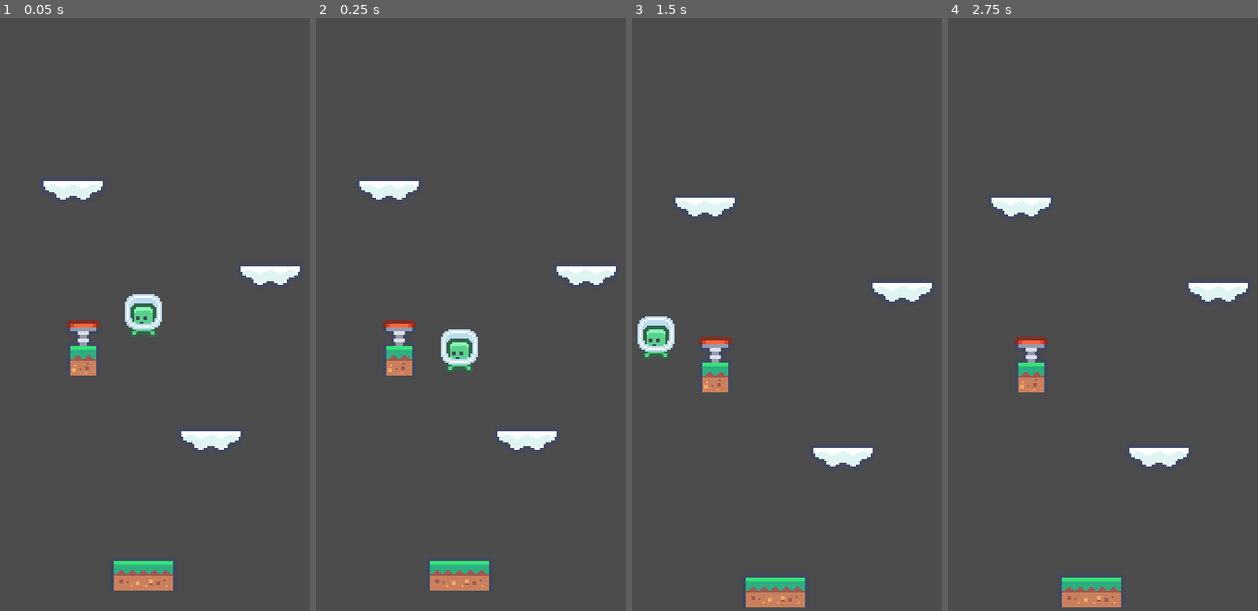
Above: before the commit, frames 1-4 (left to right).
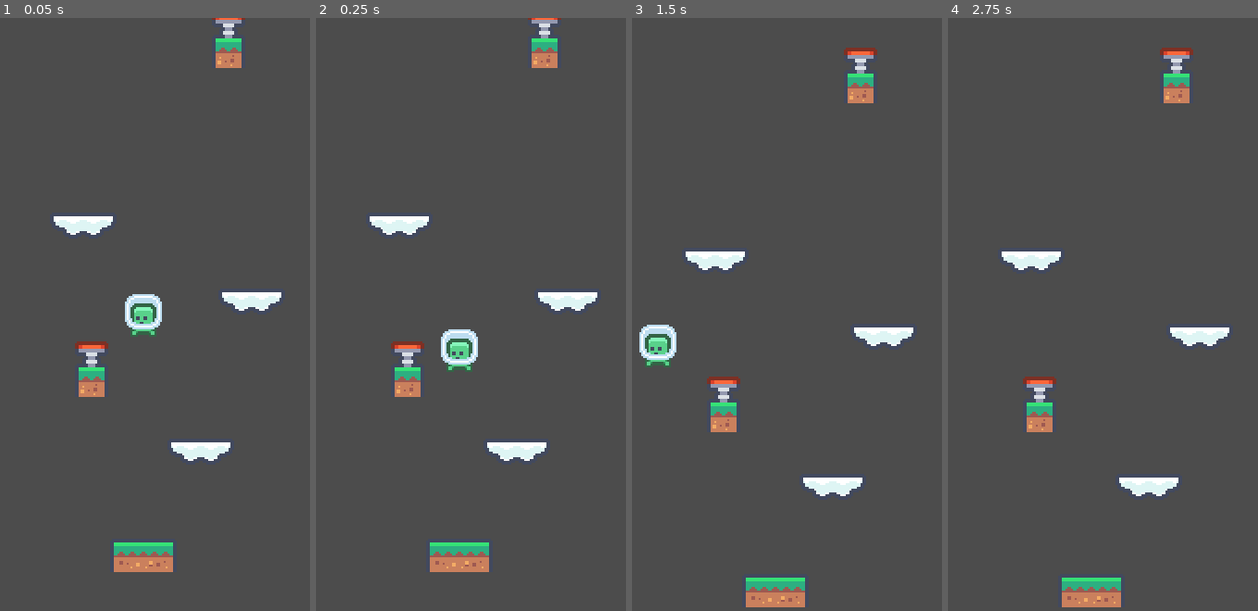
Above: after the commit, the same moments.

Repository: DanielMoorais/Jump-to-the-moon
Game: Godot game, scene res://scenes/doodle_jump.tscn
Same seed, same stepped clock (60 frames per second), same inputs: the game is played once before the commit and once after it.
Inputs:
- Up to frame 1 (0.05 s): no input
- Up to frame 2 (0.25 s): no input
- Up to frame 3 (1.5 s): hold Right (ui_right) 0.53-1.28 s; hold Left (ui_left) from 1.28 s (still down)
- Up to frame 4 (2.75 s): release Left (ui_left) at 2.03 s; hold Right (ui_right) from 2.03 s (still down)

The runs differ from the first frame. In frame 1, 5.8% of the frame differs, in the area x 14-97%, y 0-97%; in frame 2, 5.8%; in frame 3, 5.4%; in frame 4, 4.6%.
Error before the commit: Invalid get index 'position' (on base: 'previously freed instance'). (res://scripts/game.gd:33)
Error after the commit: Invalid get index 'position' (on base: 'previously freed instance'). (res://scripts/game.gd:34)

Commit message:
Animações nas plataformas novas

Diff:
--- a/scenes/doodle_jump.tscn
+++ b/scenes/doodle_jump.tscn
@@ -16,7 +16,7 @@
 [node name="platformContainer" type="Node2D" parent="."]
 
 [node name="blockPlatform" parent="platformContainer" instance=ExtResource( 2 )]
-position = Vector2( 90, 300 )
+position = Vector2( 90, 290 )
 
 [node name="player1" parent="." instance=ExtResource( 1 )]
 position = Vector2( 90, 160 )
--- a/scenes/platforms/blockPlatform.tscn
+++ b/scenes/platforms/blockPlatform.tscn
@@ -1,12 +1,15 @@
-[gd_scene load_steps=4 format=2]
+[gd_scene load_steps=5 format=2]
 
 [ext_resource path="res://assets/tiles/tile_0023.png" type="Texture" id=1]
 [ext_resource path="res://assets/tiles/tile_0021.png" type="Texture" id=2]
+[ext_resource path="res://scripts/blockPlatform.gd" type="Script" id=3]
 
 [sub_resource type="RectangleShape2D" id=1]
 extents = Vector2( 16, 8 )
 
 [node name="blockPlatform" type="StaticBody2D"]
+script = ExtResource( 3 )
+jumpForce = 1.0
 
 [node name="leftBlock" type="Sprite" parent="."]
 position = Vector2( -9, 0 )
--- a/scenes/platforms/cloudPlatform.tscn
+++ b/scenes/platforms/cloudPlatform.tscn
@@ -1,12 +1,15 @@
-[gd_scene load_steps=4 format=2]
+[gd_scene load_steps=5 format=2]
 
 [ext_resource path="res://assets/tiles/tile_0153.png" type="Texture" id=1]
 [ext_resource path="res://assets/tiles/tile_0155.png" type="Texture" id=2]
+[ext_resource path="res://scripts/cloudPlatform.gd" type="Script" id=3]
 
 [sub_resource type="RectangleShape2D" id=1]
 extents = Vector2( 16, 5 )
 
 [node name="cloudPlatform" type="StaticBody2D"]
+script = ExtResource( 3 )
+jumpForce = 1.2
 
 [node name="leftCloud" type="Sprite" parent="."]
 position = Vector2( -9, 0 )
--- a/scenes/platforms/springPlatform.tscn
+++ b/scenes/platforms/springPlatform.tscn
@@ -1,21 +1,24 @@
-[gd_scene load_steps=6 format=2]
+[gd_scene load_steps=7 format=2]
 
 [ext_resource path="res://assets/tiles/tile_0020.png" type="Texture" id=1]
 [ext_resource path="res://assets/tiles/tile_0107.png" type="Texture" id=2]
 [ext_resource path="res://assets/tiles/tile_0108.png" type="Texture" id=3]
+[ext_resource path="res://scripts/springPlatform.gd" type="Script" id=4]
 
 [sub_resource type="SpriteFrames" id=1]
 animations = [ {
 "frames": [ ExtResource( 2 ), ExtResource( 3 ) ],
 "loop": true,
 "name": "default",
-"speed": 5.0
+"speed": 15.0
 } ]
 
 [sub_resource type="RectangleShape2D" id=2]
 extents = Vector2( 7, 8 )
 
 [node name="springPlatform" type="StaticBody2D"]
+script = ExtResource( 4 )
+jumpForce = 1.5
 
 [node name="centerBlock" type="Sprite" parent="."]
 position = Vector2( 0, 2 )
@@ -30,3 +33,5 @@
 position = Vector2( 0, 3 )
 shape = SubResource( 2 )
 one_way_collision = true
+
+[connection signal="animation_finished" from="animatedSpring" to="." method="_on_animatedSpring_animation_finished"]
--- /dev/null
+++ b/scripts/blockPlatform.gd
@@ -0,0 +1,4 @@
+extends StaticBody2D
+
+export var jumpForce := 0.0
+signal deleteObject(obstacle)
--- /dev/null
+++ b/scripts/cloudPlatform.gd
@@ -0,0 +1,4 @@
+extends "res://scripts/blockPlatform.gd"
+
+func response():
+	emit_signal("deleteObject", self)
--- a/scripts/game.gd
+++ b/scripts/game.gd
@@ -11,13 +11,14 @@
 	for itens in amount:
 		var newPlatform
 		var newType = randi() % 3
-		platformInicialPositionY -= rand_range(36, 70)
-		var platformPositionX = rand_range(20,160)
+		platformInicialPositionY -= rand_range(36, 54)
+		var platformPositionX = rand_range(30,150)
 
 		if newType == 0:
 			newPlatform = platformScene[0].instance() as StaticBody2D
 		elif newType == 1:
 			newPlatform = platformScene[1].instance() as StaticBody2D
+			newPlatform.connect("deleteObject",self, "deleteObject")
 		elif newType == 2:
 			newPlatform = platformScene[2].instance() as StaticBody2D
 
@@ -33,6 +34,9 @@
 	if player.position.y < camera.position.y:
 		camera.position.y = player.position.y
 
+func deleteObject(obstacle):
+	obstacle.queue_free()
+	LevelGenerator(1)
 
 func _on_platformCleaner_body_entered(body):
 	body.queue_free()
--- a/scripts/player/player.gd
+++ b/scripts/player/player.gd
@@ -30,7 +30,9 @@
 
 	#colisão e pulo
 	if collision:
-		velocity.y = -jumpForce
+		velocity.y = -jumpForce * collision.collider.jumpForce
+		if collision.collider.has_method("response"):
+			collision.collider.response()
 
 func _physics_process(delta: float) ->void:
 	move(delta)
--- /dev/null
+++ b/scripts/springPlatform.gd
@@ -0,0 +1,8 @@
+extends "res://scripts/blockPlatform.gd"
+
+func response():
+	$animatedSpring.play("default")
+
+func _on_animatedSpring_animation_finished():
+	$animatedSpring.frame = 0
+	$animatedSpring.stop()
